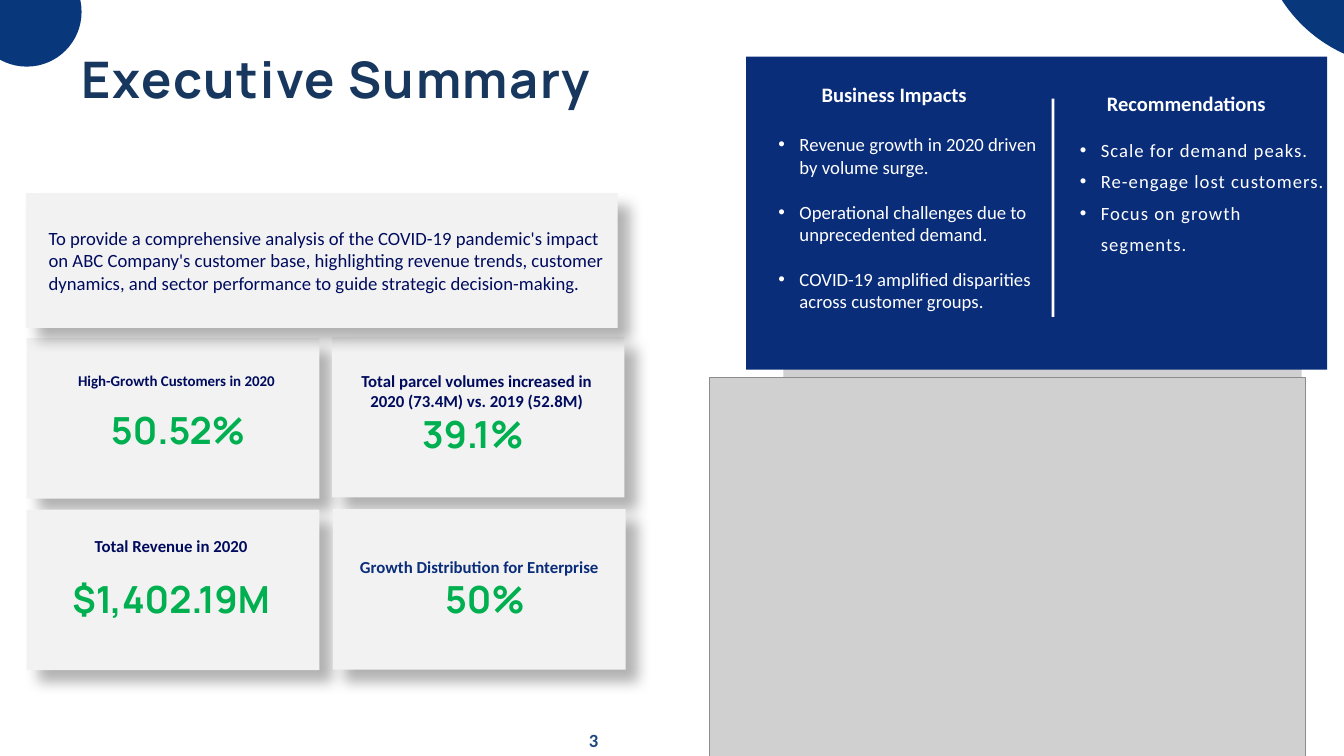
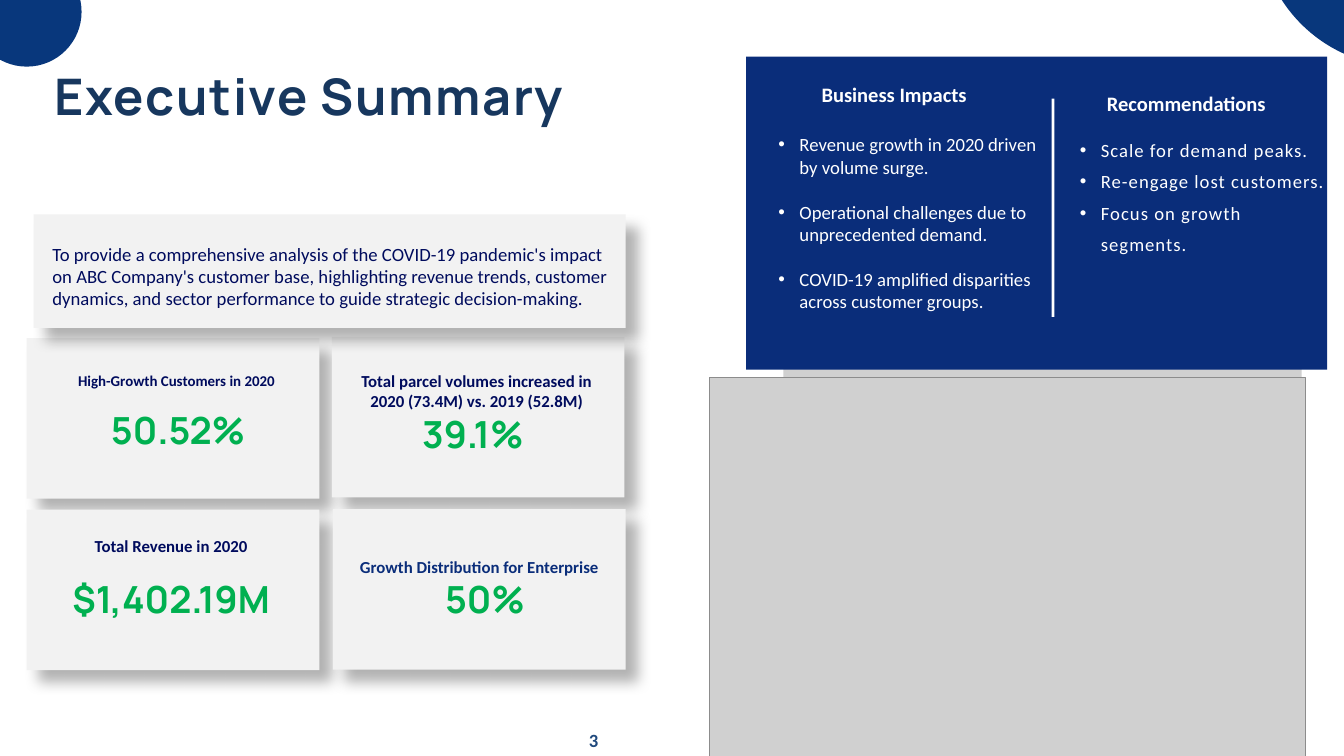
Before and after one commit to luvgadhvi/parcel-analysis, a slide deck: slide 3 of Presentaion_Covid_Impact.pptx. Drawn at 1344x756 pixels with LibreOffice and Linux fonts; fonts in the diff are those of the drawing; grey boxes stand for pictures. Boxes give left, top, right and bottom in pixels: in the first picture for what was removed or moved away, otherwise in the second. Text is boxed around its words. In the diff, an @@ line names an element or a change of style, - is before the commit and + after.

Commit message:
ppt changes

```diff
--- a/Presentaion_Covid_Impact.pptx
+++ b/Presentaion_Covid_Impact.pptx
@@ text "Executive Summary": place and size @@
-text "Executive Summary" at [82,61,589,110]
+text "Executive Summary" at [54,78,562,127]
@@ rectangle: place and size @@
-rectangle at [26,194,618,329]
+rectangle at [34,214,626,328]
@@ text "To provide a comprehensive analysis ...": place and size @@
-text "To provide a comprehensive analysis ..." at [49,232,603,294]
+text "To provide a comprehensive analysis ..." at [52,248,607,309]
```
